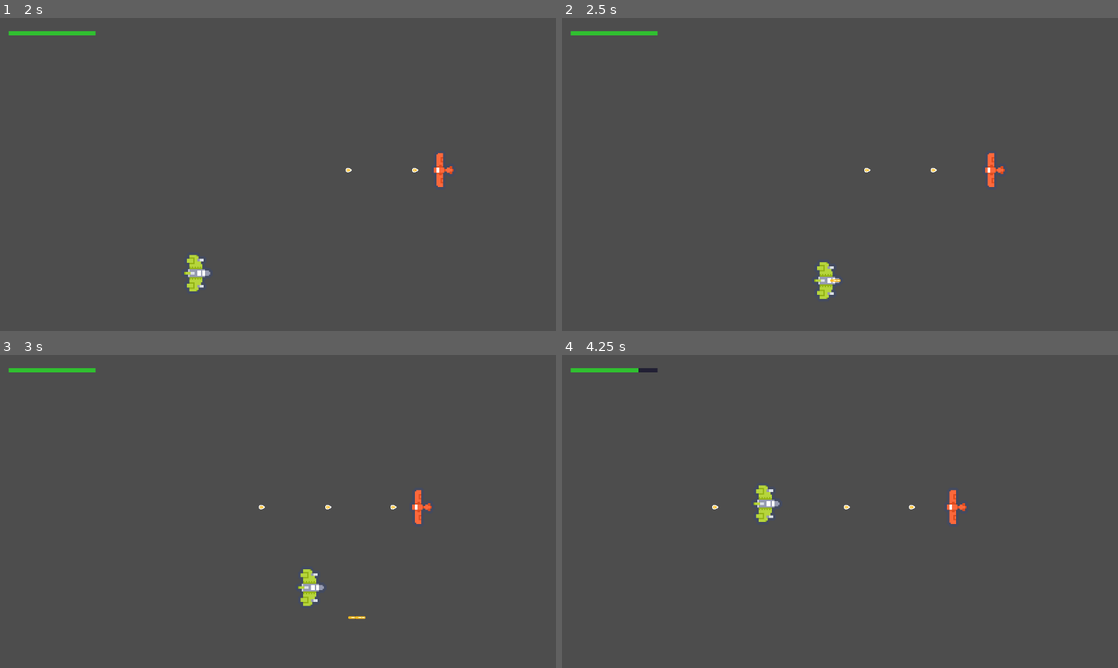
Above: before the commit, frames 1-4 (two rows, left to right).
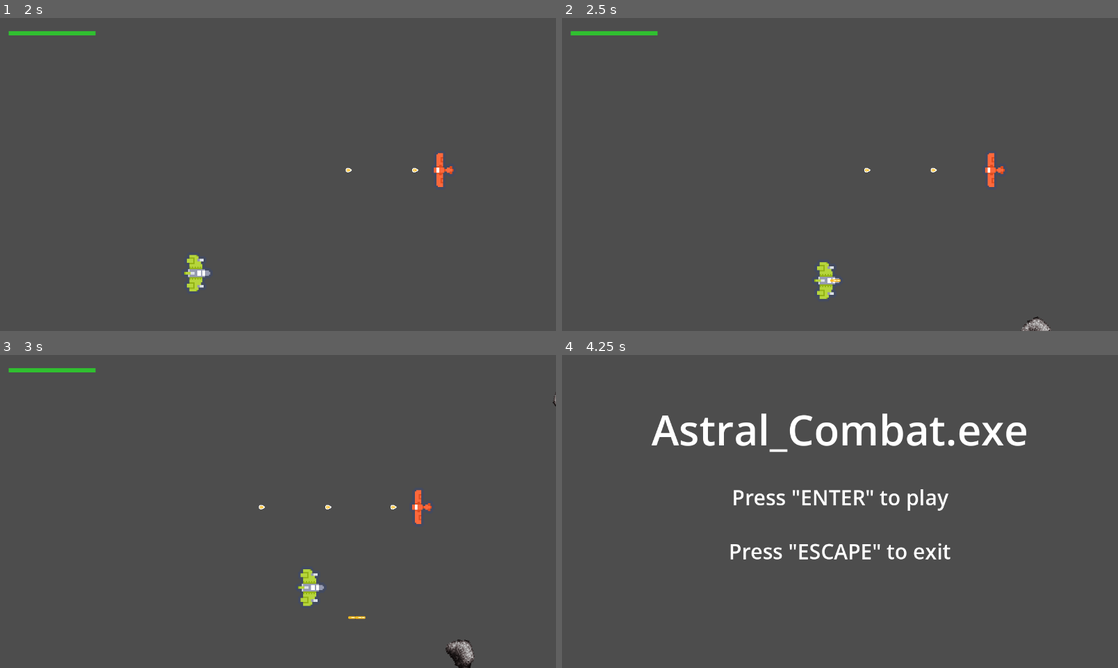
Above: after the commit, the same moments.

Repository: WilsonRyan/AstralCombat.exe
Game: Godot game, scene res://Scenes/Menus/MainMenu/MainMenu.tscn
Same seed, same stepped clock (60 frames per second), same inputs: the game is played once before the commit and once after it.
Inputs:
- Up to frame 1 (2 s): tap Enter (enter) at 0.5, 0.6, 1.35 s; hold D (ship-right) 0.53-1.28 s; hold S (ship-down) from 1.28 s (still down)
- Up to frame 2 (2.5 s): release S (ship-down) at 2.03 s; hold D (ship-right) from 2.03 s (still down); hold J (ship-shoot) from 2.03 s (still down); tap Enter (enter) at 2.3 s
- Up to frame 3 (3 s): release D (ship-right) at 2.78 s; release J (ship-shoot) at 2.78 s; hold W (ship-up) from 2.78 s (still down); tap Enter (enter) at 2.85 s
- Up to frame 4 (4.25 s): release W (ship-up) at 3.53 s; hold A (ship-left) from 3.53 s (still down); tap Enter (enter) at 3.6 s; tap Escape (escape) at 4.15 s

Frame 1 is identical in both runs. In frame 2, 0.1% of the frame differs, in the area x 82-88%, y 95-100%; in frame 3, 0.3%; in frame 4, 4.6%, in the area x 1-84%, y 4-66%.

Commit message:
WaveManager does spawn either an asteroid or enemy ship randomly and keeps spawning until it hits the desired difficulty, but then stops spawning.

Diff:
--- a/Globals/SignalHub.gd
+++ b/Globals/SignalHub.gd
@@ -4,6 +4,7 @@
 
 signal on_create_player_bullet(pos: Vector2, speed_multi: float, bullet_type: PlayerBulletBase.BulletType)
 signal on_create_enemy_bullet(pos: Vector2, dir: Vector2, speed_multi: float, bullet_type: EnemyBulletBase.BulletType, dmg: float)
+#signal on_create_enemy(enemy_type: EnemyBase.EnemyType)
 signal on_player_hit(dmg: float)
 signal on_player_die()
 
@@ -14,6 +15,9 @@
 func emit_on_create_enemy_bullet(pos: Vector2, dir: Vector2, speed_multi: float, bullet_type: EnemyBulletBase.BulletType, dmg: float) -> void:
 	on_create_enemy_bullet.emit(pos, dir, speed_multi, bullet_type, dmg)
 
+#func emit_on_create_enemy(enemy_type: EnemyBase.EnemyType) -> void:
+	#on_create_enemy.emit(enemy_type)
+
 func emit_on_player_hit(dmg: float) -> void:
 	on_player_hit.emit(dmg)
 
--- a/Scenes/Enemies/Debris/Asteroid.gd
+++ b/Scenes/Enemies/Debris/Asteroid.gd
@@ -5,6 +5,7 @@
 @onready var sprite_2d: Sprite2D = $sprite_2d
 @onready var hitbox: Area2D = $Hitbox
 
+@export var difficulty: float = 1.0
 
 
 # Called every frame. 'delta' is the elapsed time since the previous frame.
@@ -13,6 +14,9 @@
 	spin()
 
 
+func get_difficulty() -> float:
+	return difficulty
+
 
 func spin() -> void:
 	sprite_2d.rotation_degrees += spin_speed
--- a/Scenes/Enemies/EnemyBase.gd
+++ b/Scenes/Enemies/EnemyBase.gd
@@ -2,6 +2,7 @@
 
 
 class_name EnemyBase
+enum EnemyType { EnemyShip, Asteroid }
 
 
 @export var health: float = 10.0
@@ -20,7 +21,6 @@
 	queue_free()
 
 
-
 func _on_hitbox_area_entered(area: Area2D) -> void:
 	if area is PlayerBulletBase:
 		health -= area.get_dmg()
--- a/Scenes/Enemies/EnemyShips/EnemyShip.gd
+++ b/Scenes/Enemies/EnemyShips/EnemyShip.gd
@@ -1,5 +1,4 @@
 extends EnemyBase
-
 
 @onready var timer_fire_rate: Timer = $timer_fireRate
 
@@ -7,6 +6,8 @@
 @export var prim_bullet_speed_multi: float = 0.5
 @export var prim_bullet_fire_rate: float = 0.3
 @export var prim_bullet_dmg: float = 10.0
+@export var difficulty: float = 2.0
+
 
 
 var can_shoot: bool = true
@@ -14,7 +15,7 @@
 
 # Called when the node enters the scene tree for the first time.
 func _ready() -> void:
-	pass # Replace with function body.
+	pass
 
 
 # Called every frame. 'delta' is the elapsed time since the previous frame.
@@ -22,6 +23,9 @@
 	shoot()
 	super(delta)
 
+
+func get_difficulty() -> float:
+	return difficulty
 
 func shoot() -> void:
 	if can_shoot == true:
--- a/Scenes/Game/Game.gd
+++ b/Scenes/Game/Game.gd
@@ -14,6 +14,10 @@
 func _process(_delta: float) -> void:
 	pass
 
+func _unhandled_input(_event: InputEvent) -> void:
+	if Input.is_action_just_pressed("escape") == true:
+		GameManager.load_main_menu()
+
 
 func on_player_die() -> void:
 	GameManager.load_main_menu()
--- a/Scenes/Game/Game.tscn
+++ b/Scenes/Game/Game.tscn
@@ -5,6 +5,7 @@
 [ext_resource type="PackedScene" uid="uid://x74p5f1o26b6" path="res://Scenes/HUD/Hud.tscn" id="2_y3kpf"]
 [ext_resource type="PackedScene" uid="uid://dpglund05audg" path="res://Scenes/ObjectMaker/ObjectMaker.tscn" id="3_xbxml"]
 [ext_resource type="PackedScene" uid="uid://dh23xq2tjob0u" path="res://Scenes/Enemies/EnemyShips/EnemyShip.tscn" id="4_ln2h6"]
+[ext_resource type="PackedScene" uid="uid://b08ccds5330ov" path="res://Scenes/WaveManager/WaveManager.tscn" id="6_3k6gv"]
 
 [sub_resource type="Curve2D" id="Curve2D_y3kpf"]
 _data = {
@@ -39,3 +40,6 @@
 rotation = -1.5707964
 rotates = false
 prim_bullet_fire_rate = 1.0
+difficulty = 2.0
+
+[node name="WaveManager" parent="." unique_id=1998643419 instance=ExtResource("6_3k6gv")]
--- a/Scenes/ObjectMaker/ObjectMaker.gd
+++ b/Scenes/ObjectMaker/ObjectMaker.gd
@@ -1,7 +1,8 @@
 extends Node2D
 
 
-const ADD_OBJECT: String = "add_object"
+const ADD_BULLET: String = "add_bullet"
+const ADD_ENEMY: String = "add_enemy"
 const PLAYER_BULLET_BASE = preload("uid://cib33sfbqqvbh")
 const PLAYER_BULLET_PRIMARY = preload("uid://brw7nqs7qauw5")
 const ENEMY_BULLET_BASE = preload("uid://c6p63th4ulpxq")
@@ -11,12 +12,26 @@
 func _enter_tree() -> void:
 	SignalHub.on_create_player_bullet.connect(on_create_player_bullet)
 	SignalHub.on_create_enemy_bullet.connect(on_create_enemy_bullet)
+	#SignalHub.on_create_enemy.connect(on_create_enemy)
 
 
-func add_object(obj: Node, pos: Vector2) -> void:
+func add_bullet(obj: Node, pos: Vector2) -> void:
 	add_child(obj)
 	obj.global_position = pos
 
+func add_enemy(obj: Node) -> void:
+	add_child(obj)
+
+
+#func on_create_enemy(enemy_type: EnemyBase.EnemyType) -> EnemyBase:
+	#var scene: EnemyBase
+	#match enemy_type:
+		#EnemyBase.EnemyType.Asteroid:
+			#scene = ASTEROID.instantiate()
+		#EnemyBase.EnemyType.EnemyShip:
+			#scene = ENEMY_SHIP.instantiate()
+	#if scene:
+		#call_deferred(ADD_ENEMY, scene)
 
 
 func on_create_player_bullet(pos: Vector2, speed_multi: float, bullet_type: PlayerBulletBase.BulletType) -> void:
@@ -26,7 +41,7 @@
 			scene = PLAYER_BULLET_PRIMARY.instantiate()
 	if scene:
 		scene.setup(speed_multi)
-		call_deferred(ADD_OBJECT, scene, pos)
+		call_deferred(ADD_BULLET, scene, pos)
 
 
 func on_create_enemy_bullet(pos: Vector2, dir: Vector2, speed_multi: float, bullet_type: EnemyBulletBase.BulletType, dmg: float) -> void:
@@ -36,4 +51,4 @@
 			scene = ENEMY_BULLET_BASE.instantiate()
 	if scene:
 		scene.setup(dir, speed_multi, dmg)
-		call_deferred(ADD_OBJECT, scene, pos)
+		call_deferred(ADD_BULLET, scene, pos)
--- /dev/null
+++ b/Scenes/WaveManager/WaveManager.gd
@@ -0,0 +1,69 @@
+extends Node2D
+
+
+const ENEMY_SHIP = preload("uid://dh23xq2tjob0u")
+const ASTEROID = preload("uid://duxjvl52lken3")
+
+@onready var paths: Node2D = $Paths
+@onready var spawn_timer: Timer = $SpawnTimer
+
+var _paths_list: Array[Path2D] = []
+var _spawn_time: float = 0.5
+var _wave_difficulty: float = 10.0
+
+var can_spawn: bool = true
+var current_wave_diff: float = 0.0
+var enemy_creation_funcs: Array[Callable] = [
+	create_asteroid,
+	create_enemy_ship
+]
+
+
+# Called when the node enters the scene tree for the first time.
+func _ready() -> void:
+	for pth in paths.get_children():
+		_paths_list.push_back(pth)
+	spawn_random_enemy()
+
+
+# Called every frame. 'delta' is the elapsed time since the previous frame.
+func _process(_delta: float) -> void:
+	if current_wave_diff < _wave_difficulty:
+		spawn_random_enemy()
+
+
+func create_asteroid() -> EnemyBase:
+	var scene: EnemyBase
+	scene = ASTEROID.instantiate()
+	current_wave_diff += scene.get_difficulty()
+	return scene
+
+func create_enemy_ship() -> EnemyBase:
+	var scene: EnemyBase
+	scene = ENEMY_SHIP.instantiate()
+	current_wave_diff += scene.get_difficulty()
+	return scene
+
+func create_random_enemy() -> EnemyBase:
+	var rand_func: Callable = enemy_creation_funcs.pick_random()
+	var rand_eny: EnemyBase = rand_func.call()
+	return rand_eny
+
+func spawn_random_enemy() -> void:
+	var path: Path2D = null
+	if can_spawn == true:
+		path = _paths_list.pick_random()
+		path.add_child(create_random_enemy())
+		can_spawn = false
+		start_spawn_timer()
+		print("Current: ", current_wave_diff)
+		print("Max: ", _wave_difficulty)
+
+
+func start_spawn_timer() -> void:
+	spawn_timer.wait_time = _spawn_time
+	spawn_timer.start()
+
+
+func _on_spawn_timer_timeout() -> void:
+	can_spawn = true
--- /dev/null
+++ b/Scenes/WaveManager/WaveManager.tscn
@@ -0,0 +1,57 @@
+[gd_scene format=3 uid="uid://b08ccds5330ov"]
+
+[ext_resource type="Script" uid="uid://cbd7k0bpieyo4" path="res://Scenes/WaveManager/WaveManager.gd" id="1_631jx"]
+
+[sub_resource type="Curve2D" id="Curve2D_631jx"]
+_data = {
+"points": PackedVector2Array(0, 0, 0, 0, 1224, -150, 0, 0, 0, 0, 284, 870)
+}
+point_count = 2
+
+[sub_resource type="Curve2D" id="Curve2D_bakpk"]
+_data = {
+"points": PackedVector2Array(0, 0, 0, 0, 1224, 870, 0, 0, 0, 0, 284, -150)
+}
+point_count = 2
+
+[sub_resource type="Curve2D" id="Curve2D_34nlq"]
+_data = {
+"points": PackedVector2Array(0, 0, 0, 0, 1400, 100, 0, 0, 0, 0, -200, 100)
+}
+point_count = 2
+
+[sub_resource type="Curve2D" id="Curve2D_0bcsu"]
+_data = {
+"points": PackedVector2Array(0, 0, 0, 0, 1400, 360, 0, 0, 0, 0, -200, 360)
+}
+point_count = 2
+
+[sub_resource type="Curve2D" id="Curve2D_d8sj6"]
+_data = {
+"points": PackedVector2Array(0, 0, 0, 0, 1400, 620, 0, 0, 0, 0, -200, 620)
+}
+point_count = 2
+
+[node name="WaveManager" type="Node2D" unique_id=1998643419]
+script = ExtResource("1_631jx")
+
+[node name="Paths" type="Node2D" parent="." unique_id=1541175737]
+
+[node name="path_2d" type="Path2D" parent="Paths" unique_id=335811044]
+curve = SubResource("Curve2D_631jx")
+
+[node name="path_2d_2" type="Path2D" parent="Paths" unique_id=1069709169]
+curve = SubResource("Curve2D_bakpk")
+
+[node name="path_2d_3" type="Path2D" parent="Paths" unique_id=426714120]
+curve = SubResource("Curve2D_34nlq")
+
+[node name="path_2d_4" type="Path2D" parent="Paths" unique_id=1515035100]
+curve = SubResource("Curve2D_0bcsu")
+
+[node name="path_2d_5" type="Path2D" parent="Paths" unique_id=1242968814]
+curve = SubResource("Curve2D_d8sj6")
+
+[node name="SpawnTimer" type="Timer" parent="." unique_id=1653295903]
+
+[connection signal="timeout" from="SpawnTimer" to="." method="_on_spawn_timer_timeout"]
Not shown, added: Scenes/WaveManager/WaveManager.gd.uid
Not shown, changed: devLog.md
